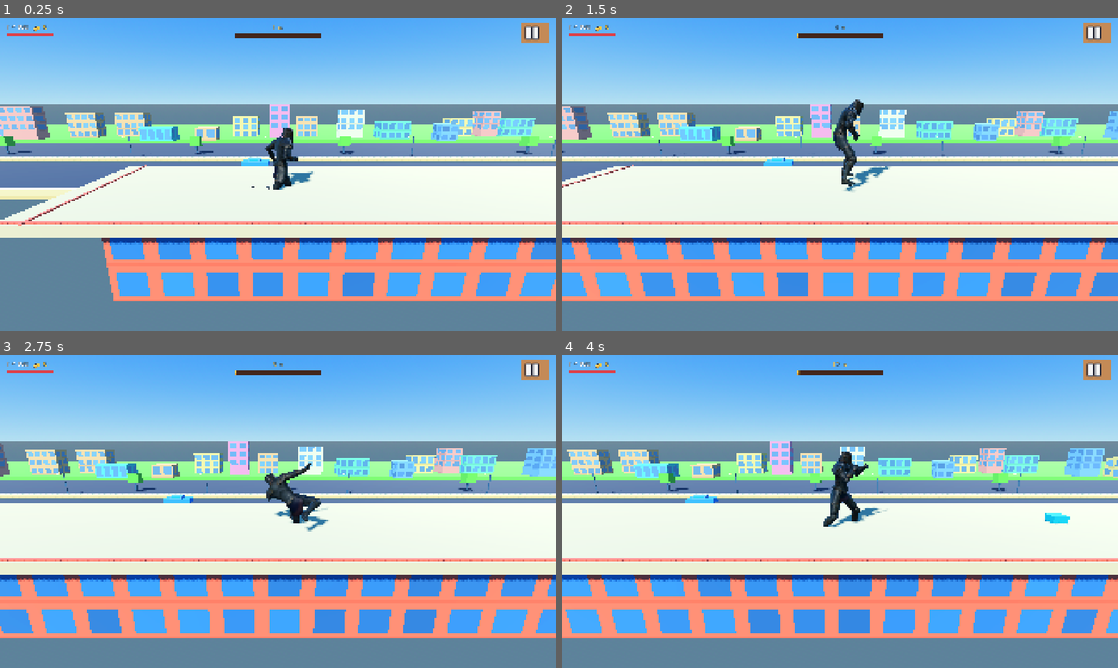
Above: before the commit, frames 1-4 (two rows, left to right).
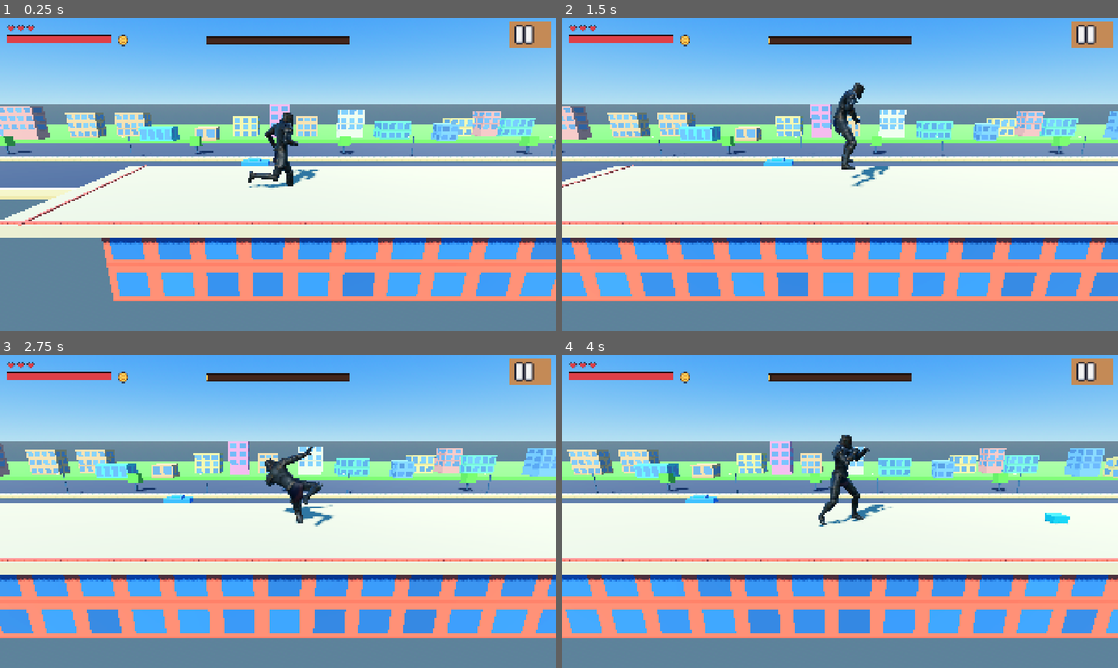
Above: after the commit, the same moments.

Repository: nnamdinwali/shadow-killer
Game: Godot game, scene res://node_3d.tscn
The game is run twice, just before and just after one commit, with the same random seed, the same clock (stepped at 60 frames per second) and the same inputs.
Inputs (mouse positions are in pixels of both pictures, inside the frame that each line leads up to):
- Up to frame 1 (0.25 s): no input
- Up to frame 2 (1.5 s): tap Enter at 0.5, 0.6 s; move the mouse to (962, 158) at 0.52 s; hold W 0.53-1.25 s; click (962, 158) at 0.67 s; tap Space at 0.77, 1.07 s; drag from (728, 190) to (812, 237) at 1.27 s
- Up to frame 3 (2.75 s): move the mouse to (333, 442) at 2.02 s; hold W from 2.03 s (still down); tap X at 2.1 s
- Up to frame 4 (4 s): release W at 2.75 s; drag from (812, 574) to (673, 464) at 2.77 s; move the mouse to (1006, 558) at 3.52 s; tap J at 3.6 s; tap Space at 3.77 s

The runs differ from the first frame. In frame 1, 3.0% of the frame differs, in the area x 1-100%, y 1-55%; in frame 2, 3.1%; in frame 3, 3.4%, in the area x 1-100%, y 1-57%; in frame 4, 3.2%.

Commit message:
Enlarge Pixel UI and lift runner model

Diff:
--- a/hud.gd
+++ b/hud.gd
@@ -60,10 +60,11 @@
 
 	var status := Control.new()
 	status.position = Vector2(24, 22)
-	status.size = Vector2(320, 70)
+	status.size = Vector2(460, 100)
 	root.add_child(status)
 
 	health_value = _label("HP 100", 19, Color(0.9, 0.95, 1.0))
+	health_value.visible = false
 	health_value.position = Vector2(0, 0)
 	health_value.size = Vector2(100, 36)
 	status.add_child(health_value)
@@ -71,23 +72,33 @@
 	health_bar.theme = pixel_theme
 	health_bar.theme_type_variation = "RedBar"
 	health_bar.show_percentage = false
-	health_bar.position = Vector2(0, 28)
-	health_bar.size = Vector2(160, 16)
+	health_bar.position = Vector2(0, 38)
+	health_bar.size = Vector2(360, 28)
 	status.add_child(health_bar)
 
 	coin_value = _label("● 16", 19, Color(1.0, 0.8, 0.25))
+	coin_value.visible = false
 	coin_value.position = Vector2(105, 0)
 	coin_value.size = Vector2(100, 36)
 	status.add_child(coin_value)
 	var coin_icon := TextureRect.new()
 	coin_icon.texture = load("res://addons/pixel_ui/icons/coin.png")
-	coin_icon.position = Vector2(90, 8)
-	coin_icon.size = Vector2(16, 16)
+	coin_icon.position = Vector2(380, 34)
+	coin_icon.size = Vector2(42, 42)
 	coin_icon.expand_mode = TextureRect.EXPAND_IGNORE_SIZE
 	coin_icon.stretch_mode = TextureRect.STRETCH_KEEP_ASPECT_CENTERED
 	status.add_child(coin_icon)
+	for heart_index in 3:
+		var heart_icon := TextureRect.new()
+		heart_icon.texture = load("res://addons/pixel_ui/icons/heart.png")
+		heart_icon.position = Vector2(float(heart_index) * 34.0, 0)
+		heart_icon.size = Vector2(28, 28)
+		heart_icon.expand_mode = TextureRect.EXPAND_IGNORE_SIZE
+		heart_icon.stretch_mode = TextureRect.STRETCH_KEEP_ASPECT_CENTERED
+		status.add_child(heart_icon)
 
 	distance_value = _label("0 m", 19, Color(1.0, 0.88, 0.5))
+	distance_value.visible = false
 	distance_value.anchor_left = 0.5
 	distance_value.anchor_right = 0.5
 	distance_value.offset_left = -45
@@ -103,10 +114,10 @@
 	distance_bar.show_percentage = false
 	distance_bar.anchor_left = 0.5
 	distance_bar.anchor_right = 0.5
-	distance_bar.offset_left = -150
-	distance_bar.offset_right = 150
-	distance_bar.position.y = 52
-	distance_bar.size.y = 16
+	distance_bar.offset_left = -250
+	distance_bar.offset_right = 250
+	distance_bar.position.y = 66
+	distance_bar.size.y = 24
 	root.add_child(distance_bar)
 
 	pause_button = Button.new()
@@ -114,10 +125,10 @@
 	pause_button.icon = load("res://addons/pixel_ui/icons/pause.png")
 	pause_button.expand_icon = true
 	pause_button.tooltip_text = "Pause game"
-	pause_button.position = Vector2(-120, 16)
+	pause_button.position = Vector2(-160, 10)
 	pause_button.anchor_left = 1.0
 	pause_button.anchor_right = 1.0
-	pause_button.size = Vector2(96, 72)
+	pause_button.size = Vector2(144, 96)
 	pause_button.theme = pixel_theme
 	pause_button.mouse_filter = Control.MOUSE_FILTER_STOP
 	pause_button.z_index = 20
--- a/runner.tscn
+++ b/runner.tscn
@@ -13,7 +13,7 @@
 [node name="CharacterModel" parent="." instance=ExtResource("1_model")]
 rotation_degrees = Vector3(0, 90, 0)
 scale = Vector3(0.035, 0.035, 0.035)
-position = Vector3(0, 1.0, 0)
+position = Vector3(0, 2.0, 0)
 
 [node name="CollisionShape3D" type="CollisionShape3D" parent="."]
 position = Vector3(0, 1.9, 0)
